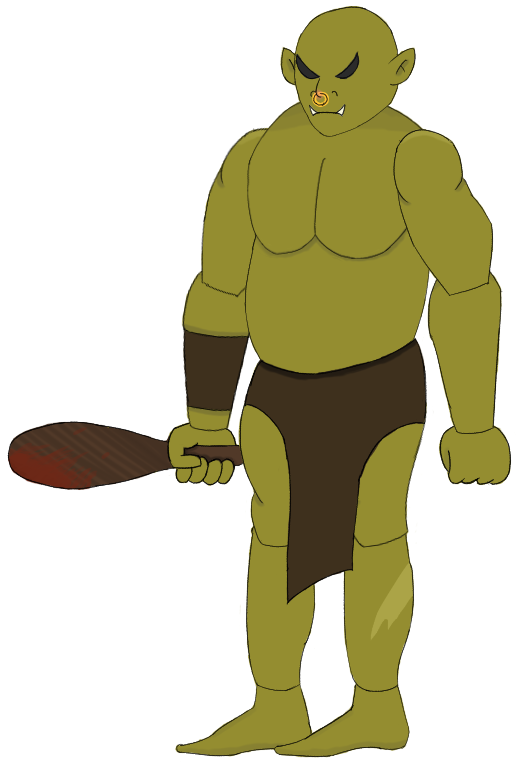
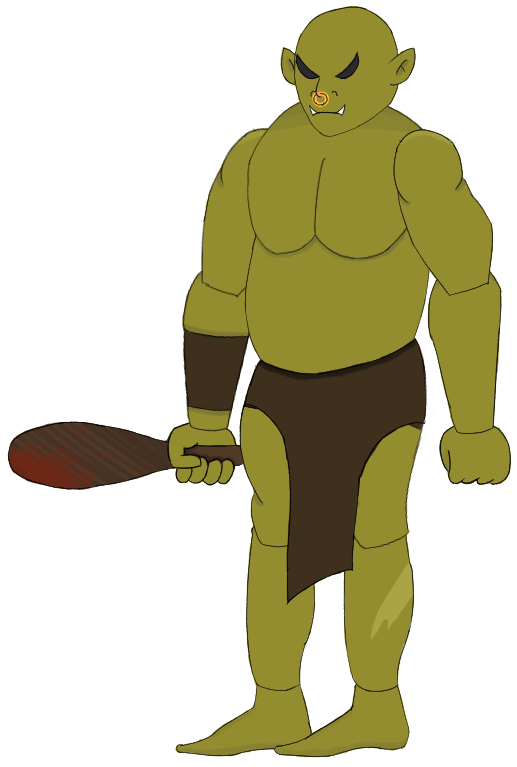
Comparing the layer stacks of the two 517x767 images. Changes:
painted on "RightTopLeg Merged" over [354, 400, 428, 550]
painted on "LeftTopLeg Merged" over [238, 365, 261, 452]
